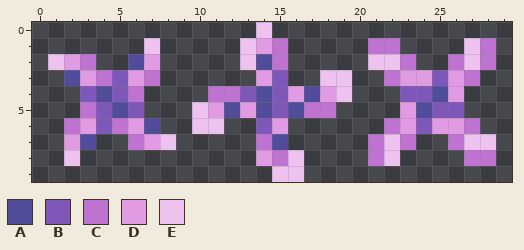
Pixel-art sprite -- Assets/Sprites/enemies/enemy_bullet.png. This is how it looked before the edit.
The file is 30x10 pixels.
Palette (. is transparent): A #514c99  B #7e57b8  C #be73d1  D #e09be3  E #eec2ef
Pixels before, first column x 1:
 0 .............E..............
 1 ......E.....EDC.....CC....EC
 2 EDC..AD.....EAC.....EEC..CEC
 3 .ADCBDC......DB..EE..CDDBDC.
 4 ..BABC....CCBABDADE...BBAD..
 5 ..CBAB...EDADABACC....DABB..
 6 .CDBCDA..EE..BD......CDBDDC.
 7 .DA..CDE.....CA.....CEC..CEE
 8 .E...........DCE....CE....CC
 9 ..............EE............
Now the later version:
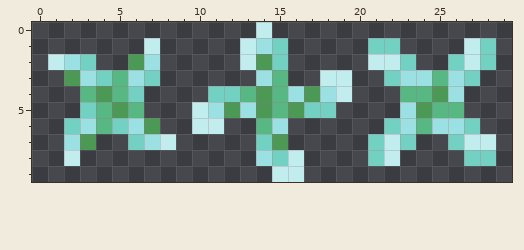
The exact change:
Colour A changes from #514c99 to #4c9956.
Colour B changes from #7e57b8 to #57b884.
Colour C changes from #be73d1 to #73d1c4.
Colour D changes from #e09be3 to #9be1e3.
Colour E changes from #eec2ef to #c2edef.
